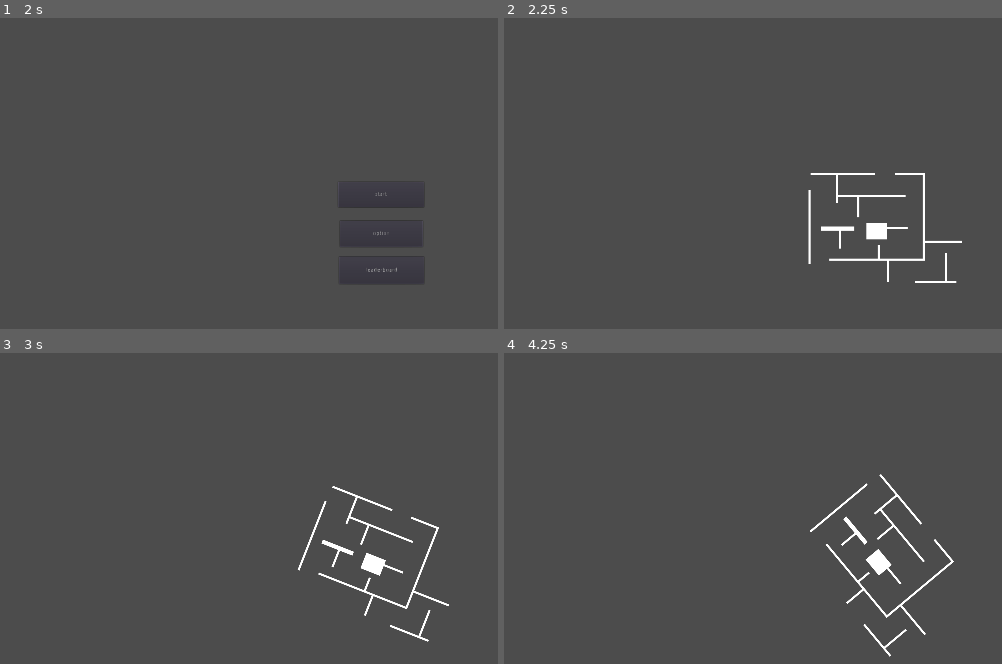
Above: before the commit, frames 1-4 (two rows, left to right).
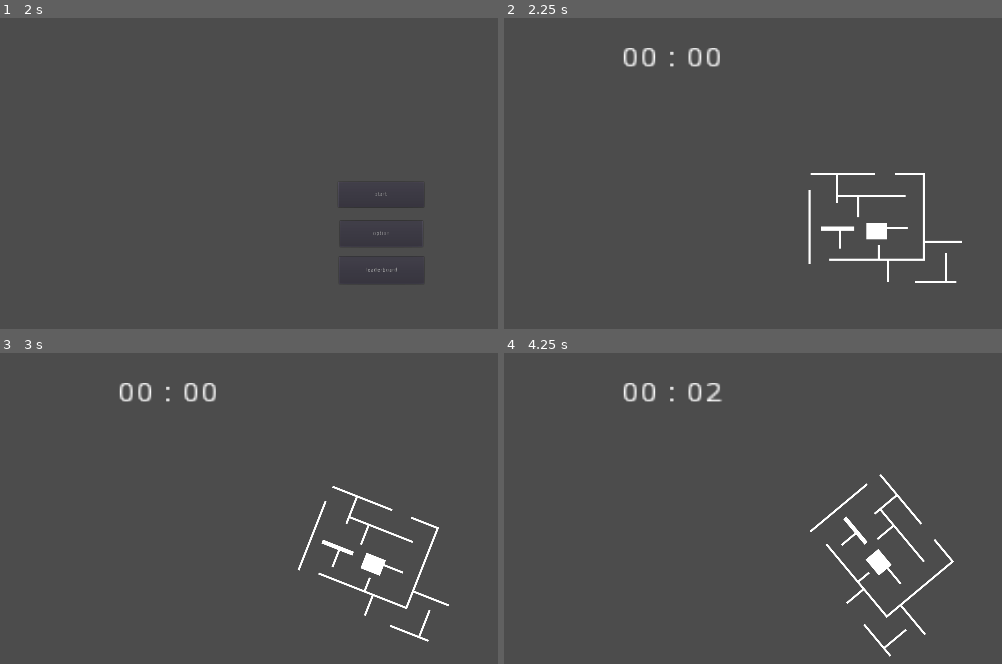
Above: after the commit, the same moments.

Repository: dante-ventura/scorespace-jam-game
Game: Godot game, scene res://scenes/HomeBase.tscn
Same seed, same stepped clock (60 frames per second), same inputs: the game is played once before the commit and once after it. Before the commit the project starts from res://HomeBase.tscn.
Inputs:
- Up to frame 1 (2 s): click "option" at 0.5 s; click "go back" at 1.25 s
- Up to frame 2 (2.25 s): click "leaderboard" at 2 s
- Up to frame 3 (3 s): tap Enter at 2.75 s; hold Right (gameplay_rotate_right) from 2.78 s (still down)
- Up to frame 4 (4.25 s): release Right (gameplay_rotate_right) at 3.53 s; hold Left (gameplay_rotate_left) from 3.53 s (still down)

Frame 1 is identical in both runs. In frame 2, 0.5% of the frame differs, in the area x 23-44%, y 9-16%; in frame 3, 0.5%; in frame 4, 0.5%.

Commit message:
adding timer

Diff:
--- a/GameScene.tscn
+++ /dev/null
@@ -1,8 +0,0 @@
-[gd_scene load_steps=2 format=2]
-
-[ext_resource path="res://MazePrototype.tscn" type="PackedScene" id=1]
-
-[node name="GameScene" type="Node2D"]
-
-[node name="MazePrototype" parent="." instance=ExtResource( 1 )]
-position = Vector2( 950, 521 )
--- a/HomeBase.gd
+++ /dev/null
@@ -1,12 +0,0 @@
-extends Node2D
-
-func _on_ButtonStart_pressed():
-	get_tree().change_scene("res://GameScene.tscn")
-
-
-func _on_ButtonOptions_pressed():
-	get_tree().change_scene("res://SettingsScene.tscn")
-
-
-func _on_ButtonLeaderboard_pressed():
-	get_tree().change_scene("res://GameScene.tscn")
--- /dev/null
+++ b/Timer.gd
@@ -0,0 +1,24 @@
+extends Label
+
+var time = 0
+var timer_on = false
+
+# Declare member variables here. Examples:
+# var a = 2
+# var b = "text"
+
+
+# Called when the node enters the scene tree for the first time.
+func _ready():
+	timer_on = true
+
+
+# Called every frame. 'delta' is the elapsed time since the previous frame.
+func _process(delta):
+	if(timer_on):
+		time += delta
+	var secs = fmod(time, 60)
+	var mins = fmod(time, 60*60) / 60
+	var time_passed = "%02d : %02d" % [mins,secs]
+	text = time_passed
+	pass
--- a/project.godot
+++ b/project.godot
@@ -11,7 +11,7 @@
 [application]
 
 config/name="scorespace-jam-game"
-run/main_scene="res://HomeBase.tscn"
+run/main_scene="res://scenes/HomeBase.tscn"
 config/icon="res://icon.png"
 
 [display]
--- /dev/null
+++ b/scenes/GameScene.tscn
@@ -0,0 +1,17 @@
+[gd_scene load_steps=3 format=2]
+
+[ext_resource path="res://scenes/MazePrototype.tscn" type="PackedScene" id=1]
+[ext_resource path="res://Timer.gd" type="Script" id=2]
+
+[node name="GameScene" type="Node2D"]
+
+[node name="MazePrototype" parent="." instance=ExtResource( 1 )]
+position = Vector2( 950, 521 )
+
+[node name="TimerLabel" type="Label" parent="."]
+margin_left = 324.0
+margin_top = 76.0
+margin_right = 363.0
+margin_bottom = 107.0
+rect_scale = Vector2( 5.54332, 4.61885 )
+script = ExtResource( 2 )
--- a/HomeBase.tscn
+++ b/scenes/HomeBase.tscn
@@ -1,6 +1,6 @@
 [gd_scene load_steps=2 format=2]
 
-[ext_resource path="res://HomeBase.gd" type="Script" id=1]
+[ext_resource path="res://scripts/HomeBase.gd" type="Script" id=1]
 
 [node name="HomeScreenScene" type="Node2D"]
 position = Vector2( 0, 1 )
--- a/MazeBase.tscn
+++ b/scenes/MazeBase.tscn
@@ -1,6 +1,6 @@
 [gd_scene load_steps=2 format=2]
 
-[ext_resource path="res://MazeBase.gd" type="Script" id=2]
+[ext_resource path="res://scripts/MazeBase.gd" type="Script" id=2]
 
 [node name="MazeBase" type="Node2D"]
 position = Vector2( 512, 300 )
--- a/MazePrototype.tscn
+++ b/scenes/MazePrototype.tscn
@@ -1,7 +1,8 @@
 [gd_scene load_steps=20 format=2]
 
-[ext_resource path="res://MazeBase.tscn" type="PackedScene" id=1]
+[ext_resource path="res://scenes/MazeBase.tscn" type="PackedScene" id=1]
 [ext_resource path="res://assets/prototype_maze.png" type="Texture" id=2]
+
 
 [sub_resource type="RectangleShape2D" id=1]
 extents = Vector2( 2.5, 89.5 )
--- a/SettingsScene.tscn
+++ b/scenes/SettingsScene.tscn
@@ -1,6 +1,7 @@
 [gd_scene load_steps=2 format=2]
 
-[ext_resource path="res://SettingsScene.gd" type="Script" id=1]
+[ext_resource path="res://scripts/SettingsScene.gd" type="Script" id=1]
+
 
 [node name="SettingsScene" type="Node2D"]
 script = ExtResource( 1 )
--- /dev/null
+++ b/scripts/HomeBase.gd
@@ -0,0 +1,12 @@
+extends Node2D
+
+func _on_ButtonStart_pressed():
+	get_tree().change_scene("res://scenes/GameScene.tscn")
+
+
+func _on_ButtonOptions_pressed():
+	get_tree().change_scene("res://scenes/SettingsScene.tscn")
+
+
+func _on_ButtonLeaderboard_pressed():
+	get_tree().change_scene("res://scenes/GameScene.tscn")
--- a/SettingsScene.gd
+++ b/scripts/SettingsScene.gd
@@ -9,4 +9,4 @@
 
 
 func _on_ButtonHome_pressed():
-	get_tree().change_scene("res://HomeBase.tscn")
+	get_tree().change_scene("res://scenes/HomeBase.tscn")
Renamed: MazeBase.gd -> scripts/MazeBase.gd
